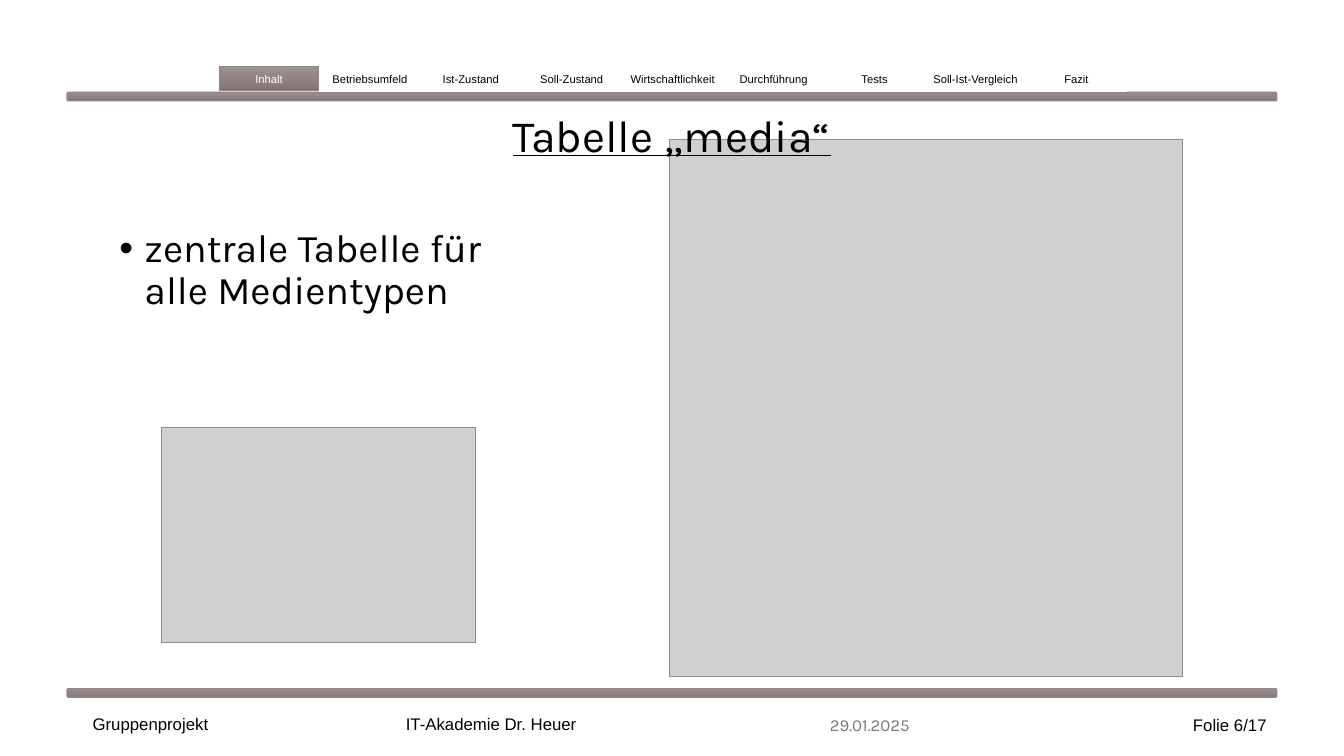
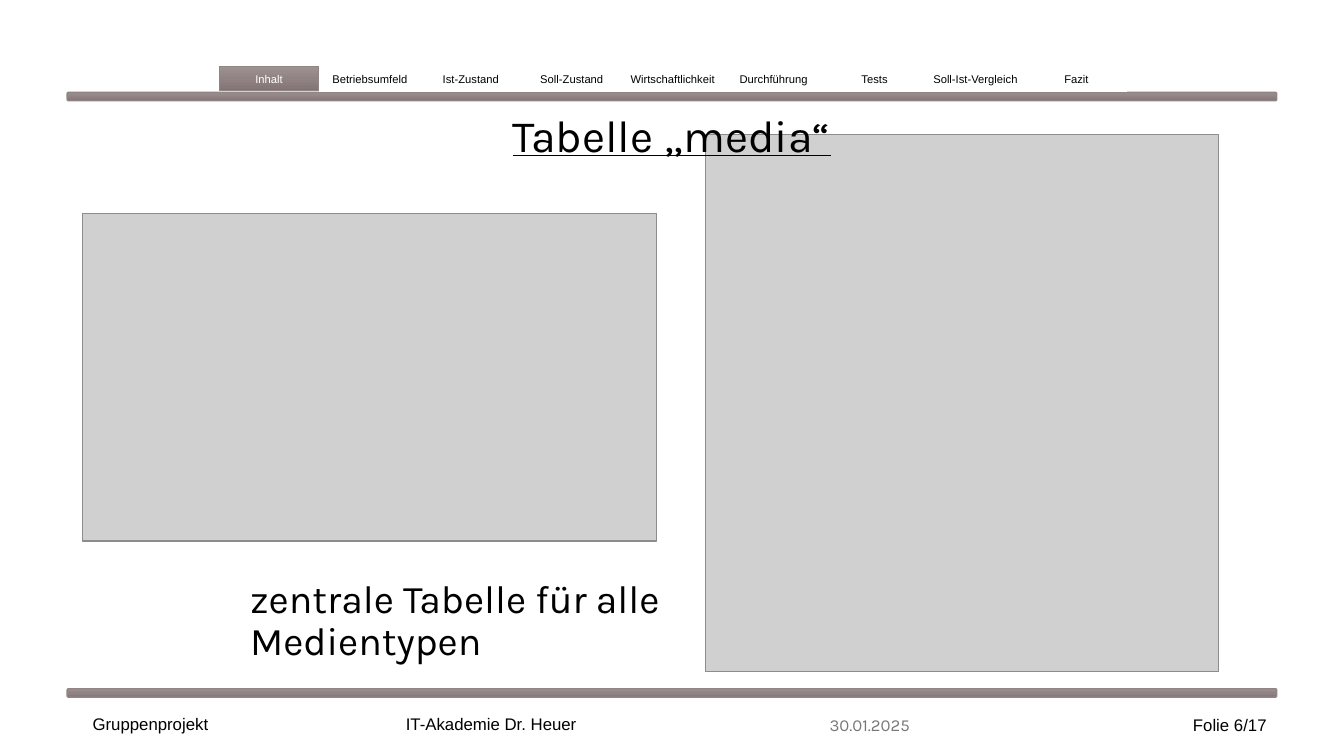
Before and after one commit to EkaterinaShmeleva/MediaManagementSystem, a slide deck: slide 6 of Medienverwaltungsdatenbank Gruppe1.pptx. Drawn at 1344x756 pixels with LibreOffice and Linux fonts; fonts in the diff are those of the drawing; grey boxes stand for pictures. Boxes give left, top, right and bottom in pixels: in the first picture for what was removed or moved away, otherwise in the second. Text is boxed around its words. In the diff, an @@ line names an element or a change of style, - is before the commit and + after.

Commit message:
added Screenshots der Tabellen

```diff
--- a/Medienverwaltungsdatenbank Gruppe1.pptx
+++ b/Medienverwaltungsdatenbank Gruppe1.pptx
@@ picture: place and size @@
-picture at <box>669,139,1183,677</box>
+picture at <box>706,134,1219,671</box>
@@ picture added at <box>83,214,657,541</box> @@
@@ picture removed at <box>161,427,476,642</box> @@
@@ text "zentrale Tabelle für alle Medientypen": place and size @@
-text "zentrale Tabelle für alle Medientypen" at <box>144,235,481,314</box>
+text "zentrale Tabelle für alle Medientypen" at <box>250,586,660,665</box>
@@ text "zentrale Tabelle für alle Medientypen" at <box>250,586,660,665</box>: bullet • to none @@
@@ text at <box>830,720,910,731</box>: text changed @@
-29.01.2025
+30.01.2025
```
Also in this commit, not shown: 13 other slides changed.
